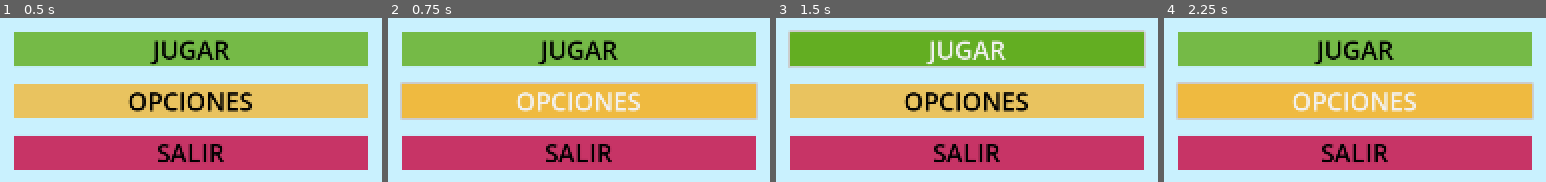
Above: before the commit, frames 1-4 (left to right).
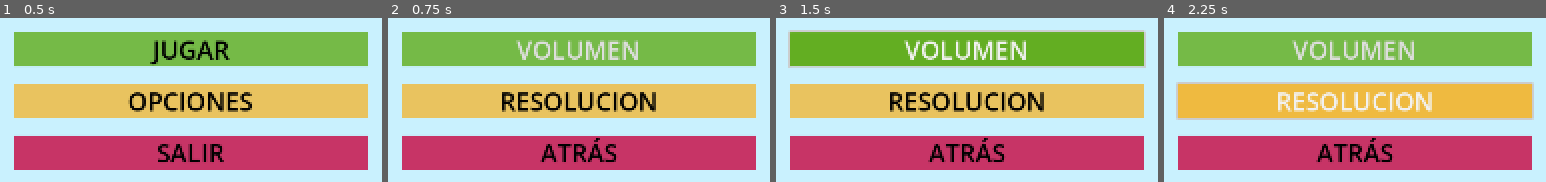
Above: after the commit, the same moments.

Repository: FrankyTheCatt/ArkadiaRhythm
Game: Godot game, scene res://MENU/menu_inicio.tscn
Two runs of this game, one before a commit and one after it. Both use one fixed random seed, a clock stepped at 60 frames per second and the inputs below. The project has no main scene, so this scene is started directly.
Inputs:
- Up to frame 1 (0.5 s): no input
- Up to frame 2 (0.75 s): click "OPCIONES" at 0.5 s
- Up to frame 3 (1.5 s): click "JUGAR" (after the commit: "VOLUMEN") at 1.25 s
- Up to frame 4 (2.25 s): click "OPCIONES" (after the commit: "RESOLUCION") at 2 s

Frame 1 is identical in both runs. In frame 2, 26% of the frame differs, in the area x 3-97%, y 13-88%; in frame 3, 7.2%; in frame 4, 7.2%.

Commit message:
arreglado tema carpetas
fixed: transicion del menu

Diff:
--- a/MENU/Opciones.tscn
+++ b/MENU/Opciones.tscn
@@ -1,4 +1,6 @@
-[gd_scene load_steps=7 format=3 uid="uid://pca1xoomqkov"]
+[gd_scene load_steps=8 format=3 uid="uid://pca1xoomqkov"]
+
+[ext_resource type="Script" path="res://MENU/opciones.gd" id="1_ka7uq"]
 
 [sub_resource type="StyleBoxFlat" id="StyleBoxFlat_d06f3"]
 bg_color = Color(0.364706, 0.666667, 0.0784314, 0.941176)
@@ -25,6 +27,7 @@
 anchor_bottom = 1.0
 grow_horizontal = 2
 grow_vertical = 2
+script = ExtResource("1_ka7uq")
 
 [node name="ColorRect" type="ColorRect" parent="."]
 layout_mode = 1
--- a/MENU/UI.gd
+++ b/MENU/UI.gd
@@ -1,4 +1,4 @@
 extends Control
 
 func _on_button_options_pressed():
-	get_tree().change_scene_to_file("res://MENU/Scenes/menu_inicio.tscn")
+	get_tree().change_scene_to_file("res://MENU/menu_inicio.tscn")
--- a/MENU/menu_inicio.gd
+++ b/MENU/menu_inicio.gd
@@ -1,14 +1,10 @@
 extends Control
 
-
-
 func _on_play_pressed():
-	get_tree().change_scene_to_file("res://MENU/Scenes/scena_juego.tscn")
-
+	get_tree().change_scene_to_file("res://BASE JUEGO/Level.tscn")
 
 func _on_options_pressed():
-	get_tree().change_scene_to_file("res://MENU/Scenes/Opciones.tscn")
-
+	get_tree().change_scene_to_file("res://MENU/Opciones.tscn")
 
 func _on_quit_pressed():
 	get_tree().quit()
--- a/MENU/opciones.gd
+++ b/MENU/opciones.gd
@@ -1,4 +1,4 @@
 extends Control
 
 func _on_back_pressed():
-	get_tree().change_scene_to_file("res://MENU/Scenes/menu_inicio.tscn")
+	get_tree().change_scene_to_file("res://MENU/menu_inicio.tscn")
Renamed: MENU/sprites/Menu Buttons/2606131.jpg -> MENU/Menu Buttons/2606131.jpg
Not shown, changed: MENU/Menu Buttons/2606131.jpg.import
Renamed: MENU/sprites/Menu Buttons/new_script.gd -> MENU/Menu Buttons/new_script.gd
